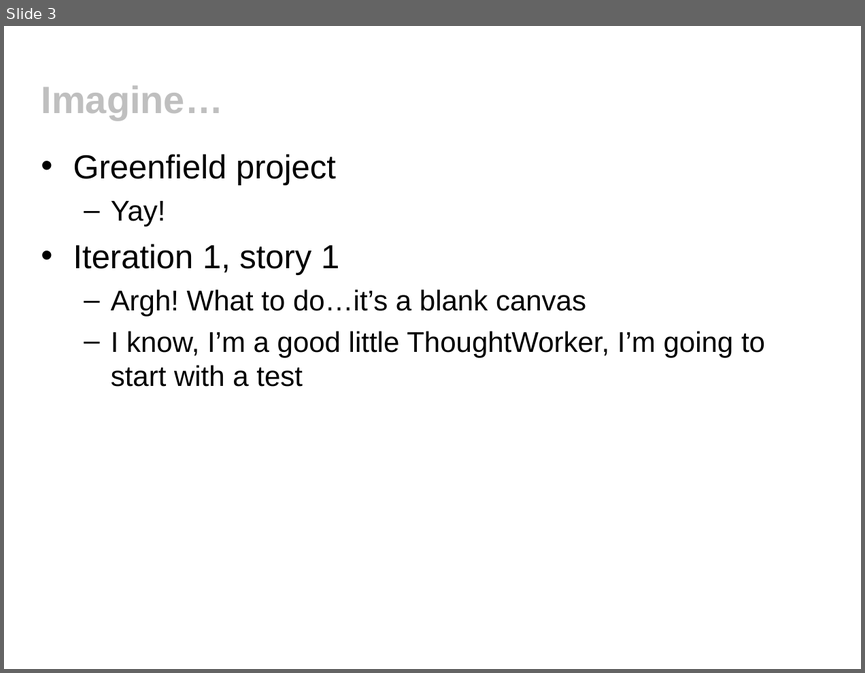
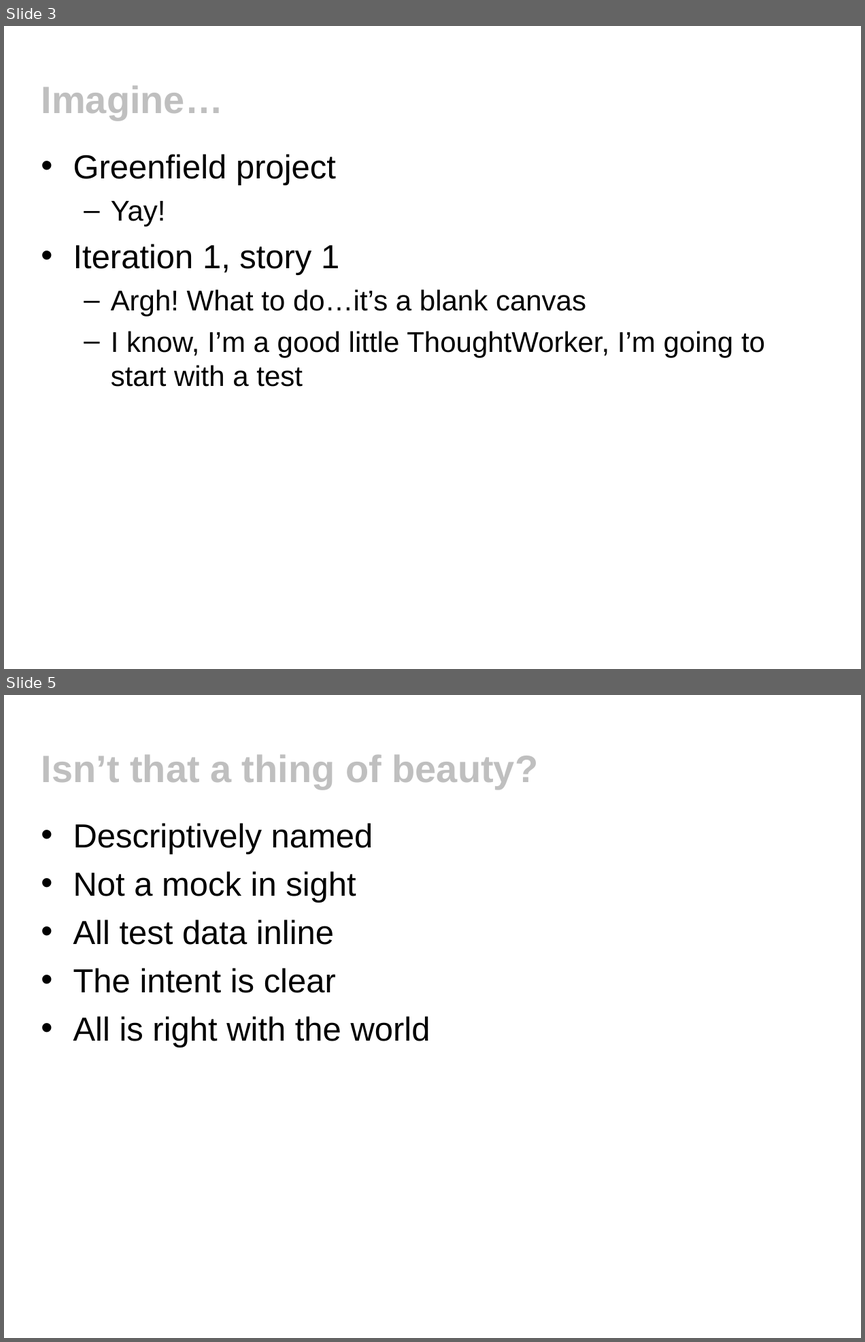
Before and after one commit to tobyclemson/test-data-generation-and-verification-presentation, a slide deck: test-data-generation-and-verification.ppt. Shown one above the other, each under a label of ours: slide 3 before the commit, slides 3 and 5 after it; the slides between them are not shown. The pictures are 865x673 and 865x1342 pixels, drawn with LibreOffice and Linux fonts; fonts in the diff are those of the drawing; background and template pictures are left out. Boxes give left, top, right and bottom in pixels: in the first picture for what was removed or moved away, otherwise in the second. Text is boxed around its words. In the diff, an @@ line names an element or a change of style, - is before the commit and + after.

```diff
--- a/test-data-generation-and-verification.ppt
+++ b/test-data-generation-and-verification.ppt
@@ slide 5 added at [4,695,861,1338], background #FFFFFF @@
@@ title added at [41,755,538,789], 32 pt, text #BFBFBF, bold @@
+Isn’t that a thing of beauty?
@@ text added at [73,823,430,1047], 28 pt, text #000000 @@
+• Descriptively named
+• Not a mock in sight
+• All test data inline
+• The intent is clear
+• All is right with the world
```
Also in this commit, not shown: 1 slide changed, 2 other slides added, 6 other files.
